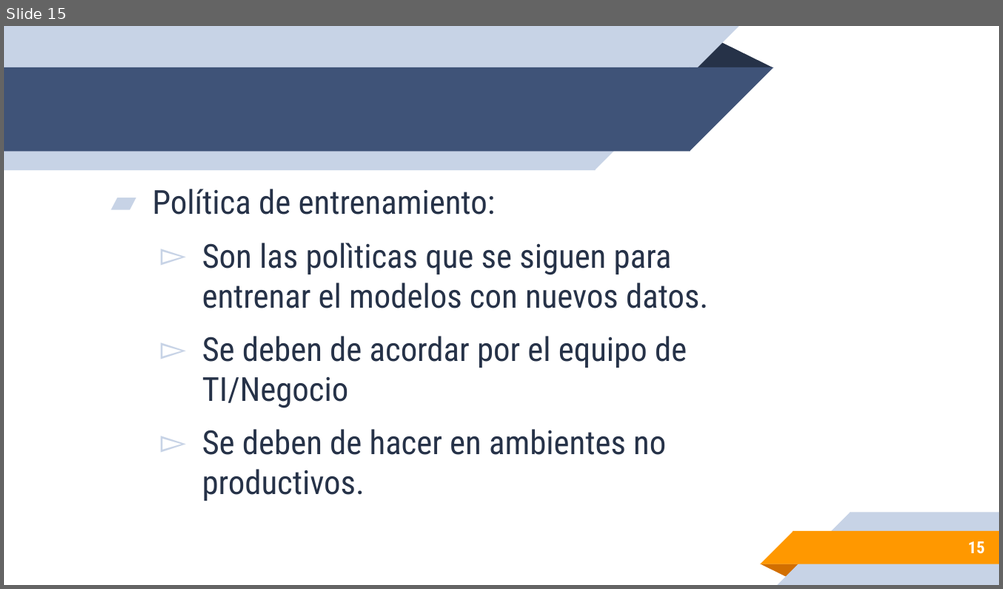
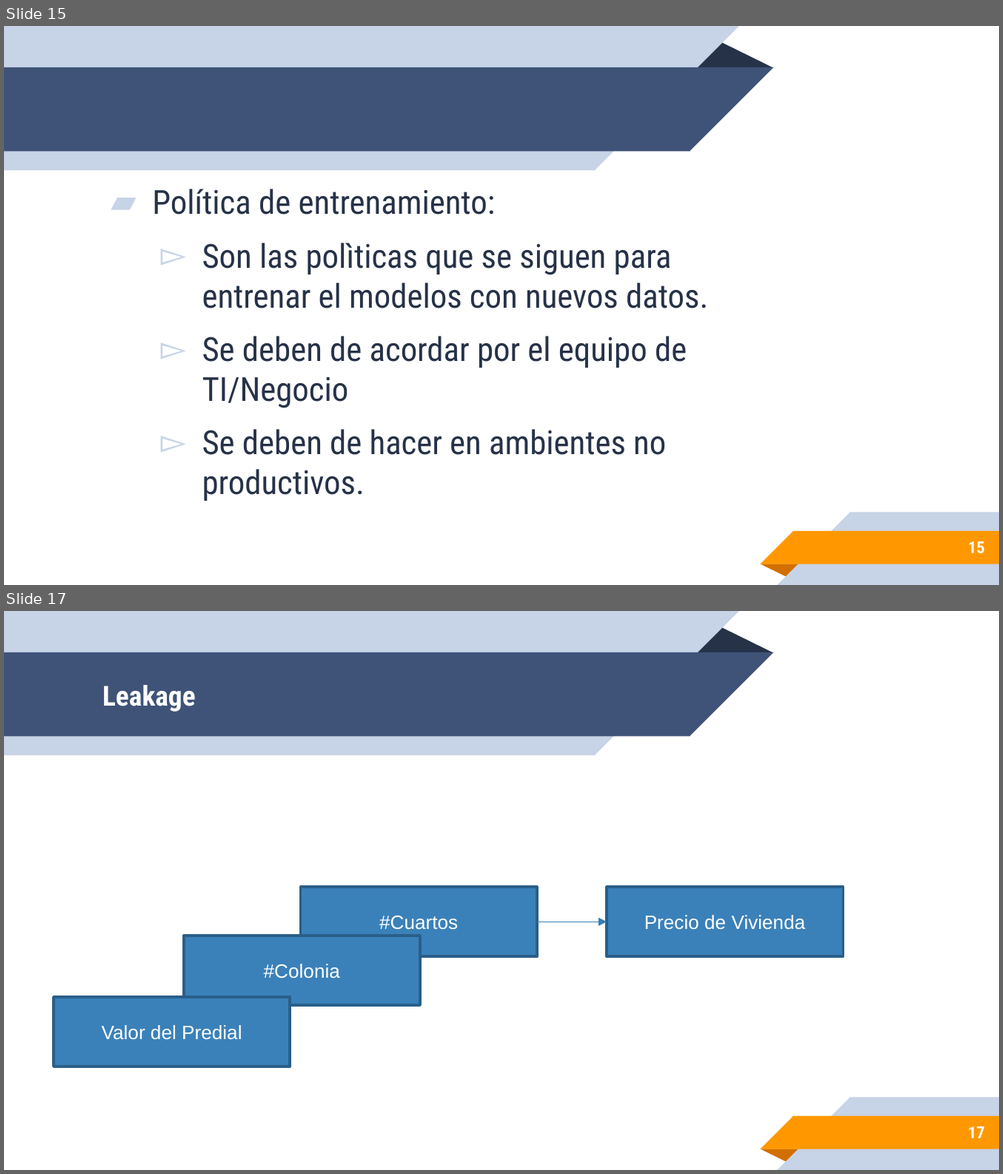
Before and after one commit to leonpalafox/fundamentos_ds, a slide deck: Slides/Clase_6_2020.pptx. Shown one above the other, each under a label of ours: slide 15 before the commit, slides 15 and 17 after it; the slides between them are not shown. The pictures are 1003x589 and 1003x1174 pixels, drawn with LibreOffice and Linux fonts; fonts in the diff are those of the drawing; background and template pictures are left out. Boxes give left, top, right and bottom in pixels: in the first picture for what was removed or moved away, otherwise in the second. Text is boxed around its words. In the diff, an @@ line names an element or a change of style, - is before the commit and + after.

```diff
--- a/Slides/Clase_6_2020.pptx
+++ b/Slides/Clase_6_2020.pptx
@@ slide 17 added at box(4, 611, 999, 1170), background #FFFFFF; not listed: 10 template elements that a slide beside it also shows @@
@@ title added at box(102, 685, 196, 712), 20 pt, text #FFFFFF, bold @@
+Leakage
@@ rectangle added at box(301, 888, 537, 957), fill #3A81BA, outline #2B5F8A 2 pt, 14 pt, text #FFFFFF @@
+#Cuartos
@@ rectangle added at box(606, 888, 843, 957), fill #3A81BA, outline #2B5F8A 2 pt, 14 pt, text #FFFFFF @@
+Precio de Vivienda
@@ rectangle added at box(184, 936, 421, 1006), fill #3A81BA, outline #2B5F8A 2 pt, 14 pt, text #FFFFFF @@
+#Colonia
@@ arrow added from (537, 923) to (606, 923), #367EB9 0.75 pt @@
@@ rectangle added at box(54, 997, 290, 1067), fill #3A81BA, outline #2B5F8A 2 pt, 14 pt, text #FFFFFF @@
+Valor del Predial
@@ page number added at box(967, 1127, 984, 1139), 12 pt, text #FFFFFF, bold @@
+17
```
Also in this commit, not shown: 1 slide changed, 4 other slides added, 4 other files.
